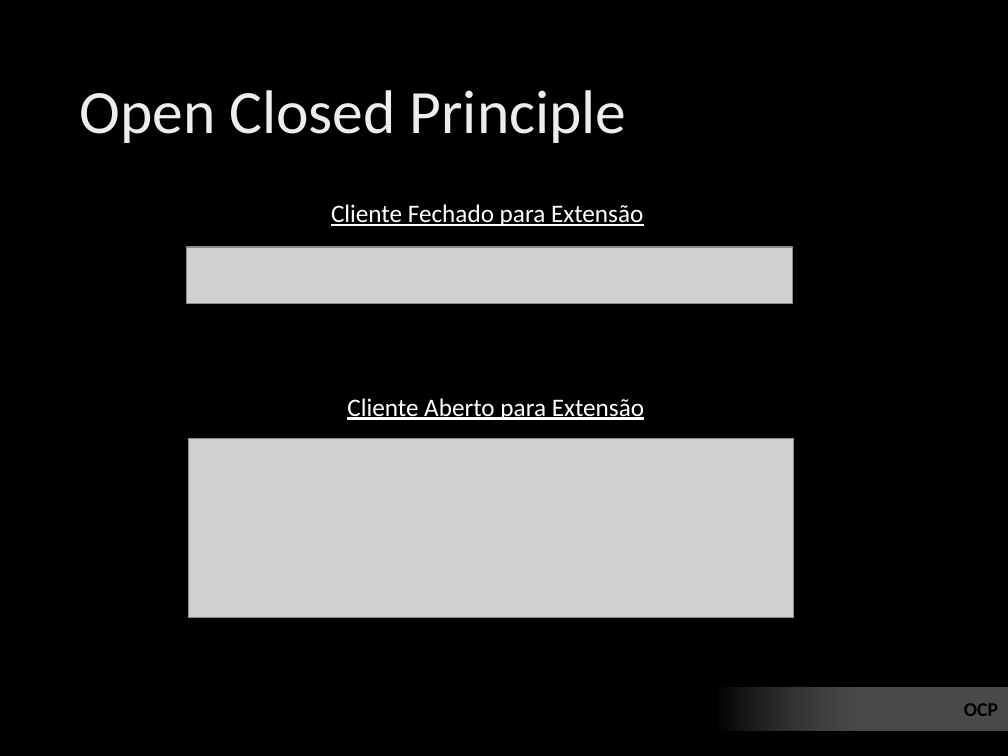
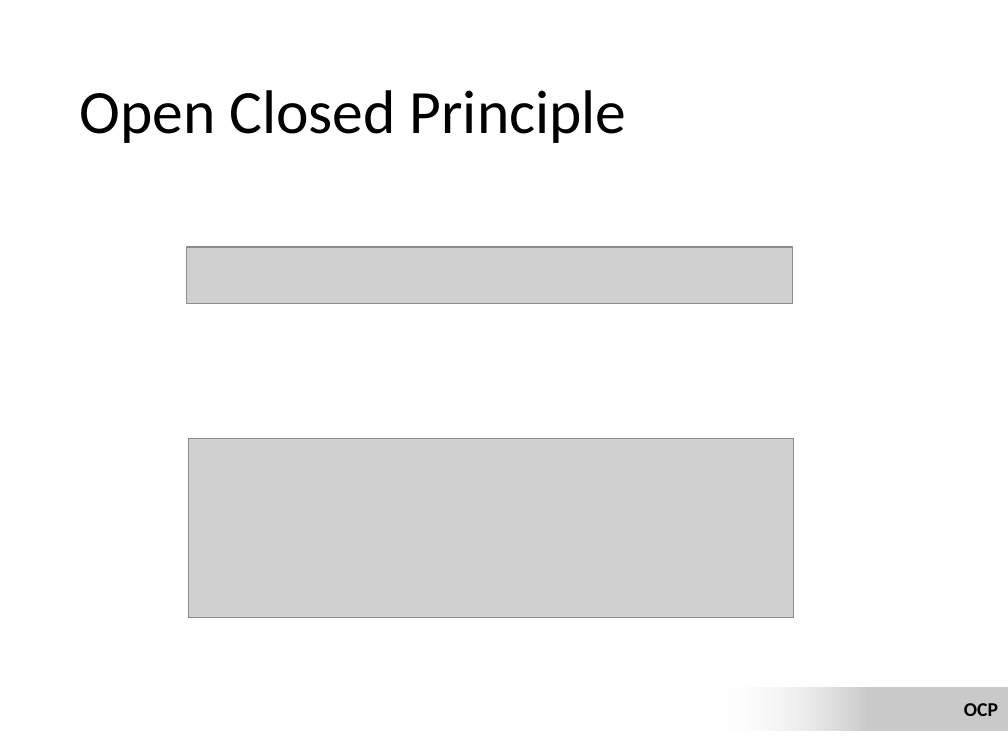
Before and after one commit to ivanpaulovich/event-sourcing-jambo, a slide deck: slide 17 of docs/Princípios SOLID de OO usando .NET.pptx. Drawn at 1008x756 pixels with LibreOffice and Linux fonts; fonts in the diff are those of the drawing; grey boxes stand for pictures; background and template pictures are left out. Boxes give left, top, right and bottom in pixels: in the first picture for what was removed or moved away, otherwise in the second. Text is boxed around its words. In the diff, an @@ line names an element or a change of style, - is before the commit and + after.

```diff
--- a/docs/Princípios SOLID de OO usando .NET.pptx
+++ b/docs/Princípios SOLID de OO usando .NET.pptx
@@ background picture (left out) to #FFFFFF @@
@@ title "Open Closed Principle" at (79,90,627,143): text colour gradient #DEDEDE to #EDEDED to #FFFFFF to #000000 @@
@@ text removed at (331,204,643,226) @@
-Cliente Fechado para Extensão
@@ text removed at (347,398,644,420) @@
-Cliente Aberto para Extensão
```
Also in this commit, not shown: 6 other slides changed, 1 other file.
